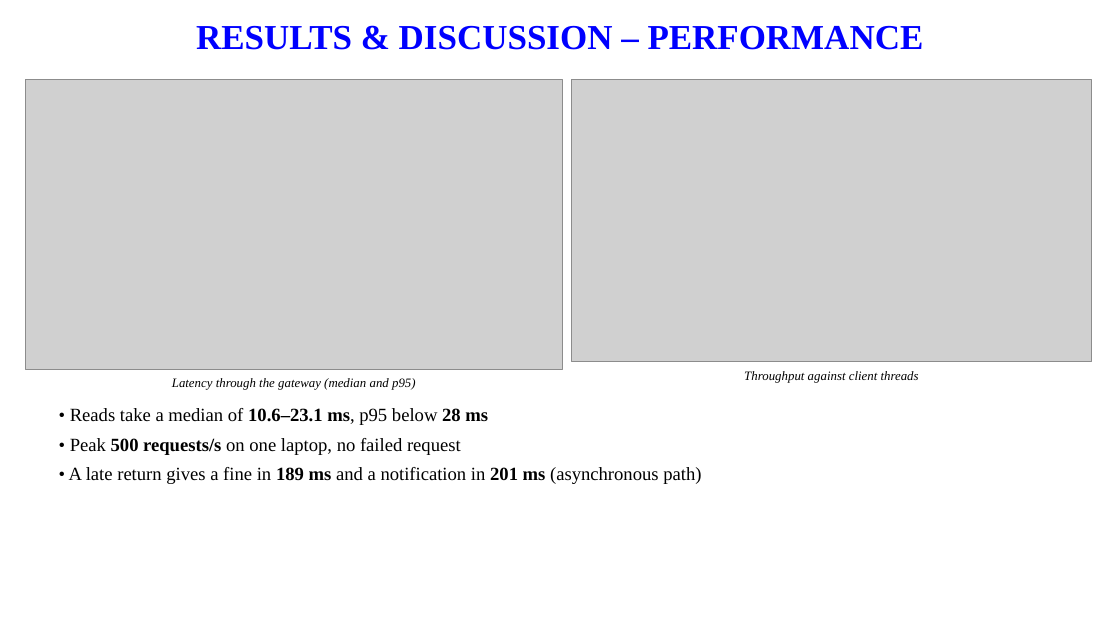
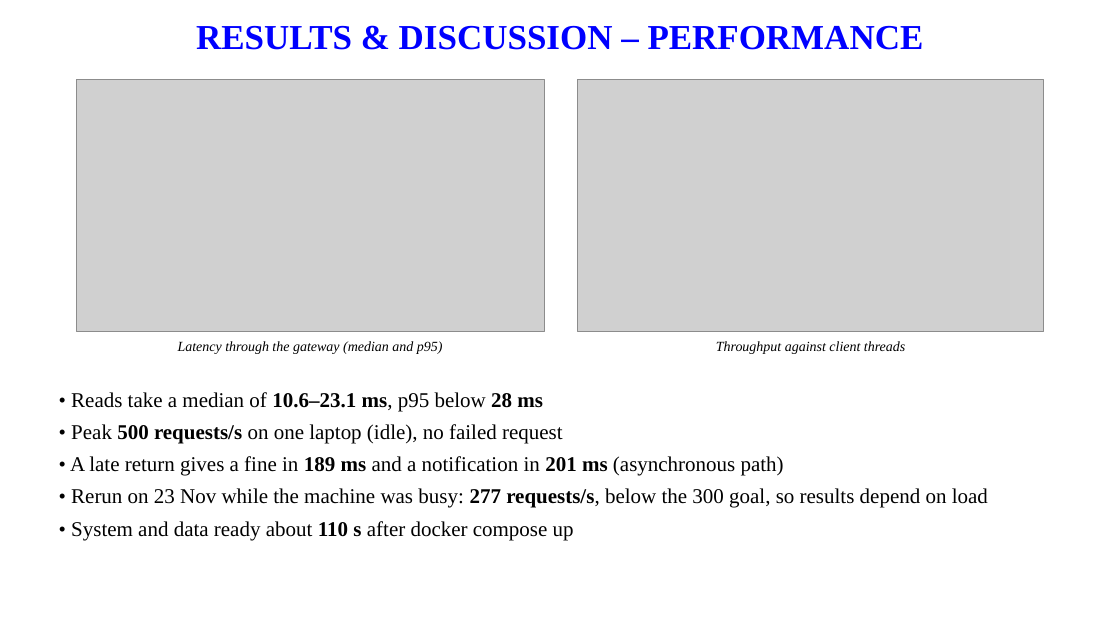
Before and after one commit to manasakrishnakumar/Online-library-management-system, a slide deck: slide 12 of report/Online_Library_Management_System_Presentation.pptx (slide 13 before the commit). Drawn at 1120x630 pixels with LibreOffice and Linux fonts; fonts in the diff are those of the drawing; grey boxes stand for pictures; background and template pictures are left out. Boxes give left, top, right and bottom in pixels: in the first picture for what was removed or moved away, otherwise in the second. Text is boxed around its words. In the diff, an @@ line names an element or a change of style, - is before the commit and + after.

```diff
--- a/report/Online_Library_Management_System_Presentation.pptx
+++ b/report/Online_Library_Management_System_Presentation.pptx
@@ picture: place and size @@
-picture at <box>25,80,563,370</box>
+picture at <box>76,80,544,332</box>
@@ picture: place and size @@
-picture at <box>571,80,1092,361</box>
+picture at <box>578,80,1044,332</box>
@@ text "Latency through the gateway (median ..." at <box>178,341,443,354</box>: size 11 to 12 pt @@
@@ text "Latency through the gateway (median ...": place and size @@
-text "Latency through the gateway (median ..." at <box>172,378,416,390</box>
+text "Latency through the gateway (median ..." at <box>178,341,443,354</box>
@@ text "Throughput against client threads": place and size @@
-text "Throughput against client threads" at <box>744,371,919,383</box>
+text "Throughput against client threads" at <box>716,341,905,354</box>
@@ text "Throughput against client threads" at <box>716,341,905,354</box>: size 11 to 12 pt @@
@@ text "• Reads take a median ...": place and size @@
-text "• Reads take a median ..." at <box>69,408,701,484</box>
+text "• Reads take a median ..." at <box>70,392,988,540</box>
@@ text at <box>70,392,784,476</box>: size 16 to 18 pt in "• Reads take a median of 10.6–23.1 ...", "• A late return gives a fine ..." @@
@@ text at <box>71,424,563,444</box>: text changed; size 16 to 18 pt @@
-• Peak 500 requests/s on one laptop, no failed request
+• Peak 500 requests/s on one laptop (idle), no failed request
@@ text at <box>71,488,988,540</box>: paragraphs added @@
+• Rerun on 23 Nov while the machine was busy: 277 requests/s, below the 300 goal, so results depend on load
+• System and data ready about 110 s after docker compose up
```
Also in this commit, not shown: 17 other slides changed, 1 slide added, 1 slide removed, 11 other files.
